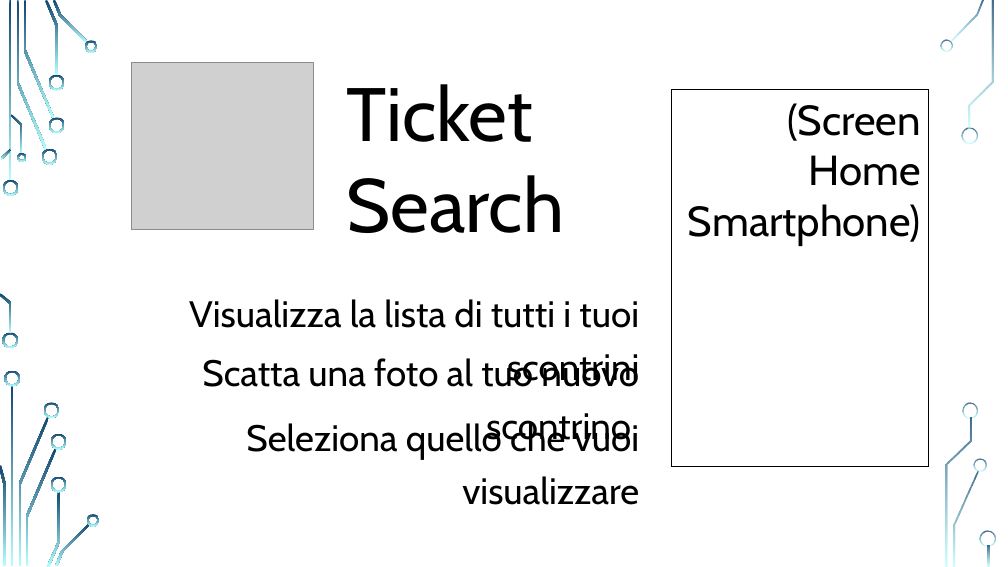
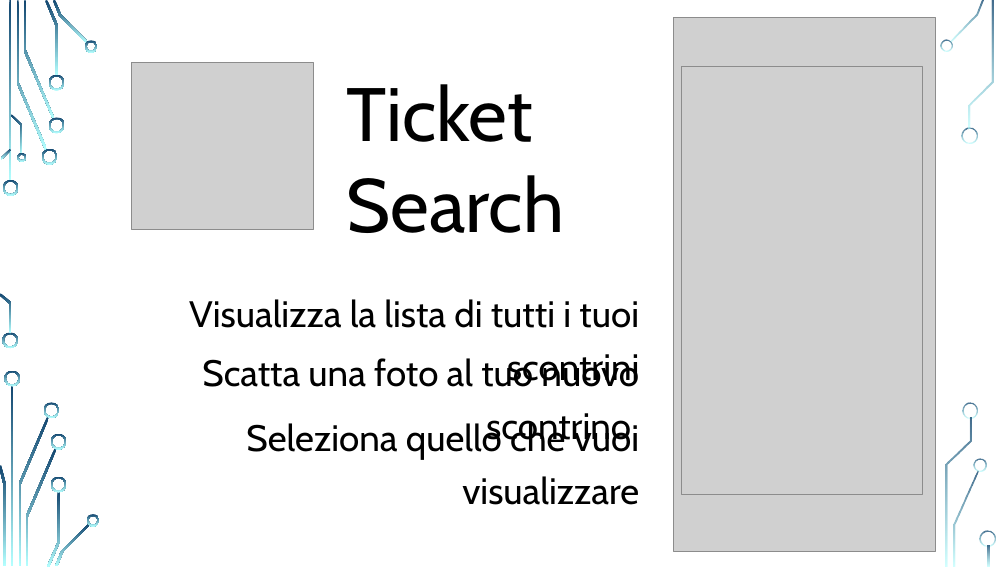
Before and after one commit to StepEla/ingegneria-software, a slide deck: slide 4 of PresentazioneApp.pptx. Drawn at 1008x567 pixels with LibreOffice and Linux fonts; fonts in the diff are those of the drawing; grey boxes stand for pictures; background and template pictures are left out. Boxes give left, top, right and bottom in pixels: in the first picture for what was removed or moved away, otherwise in the second. Text is boxed around its words. In the diff, an @@ line names an element or a change of style, - is before the commit and + after.

Commit message:
Aggiunto secondo screen

```diff
--- a/PresentazioneApp.pptx
+++ b/PresentazioneApp.pptx
@@ picture added at (674,17,936,551) @@
@@ picture added at (682,67,923,495) @@
@@ rectangle removed at (672,90,929,467) @@
-(Screen Home Smartphone)
```
Also in this commit, not shown: 1 other slide changed.
